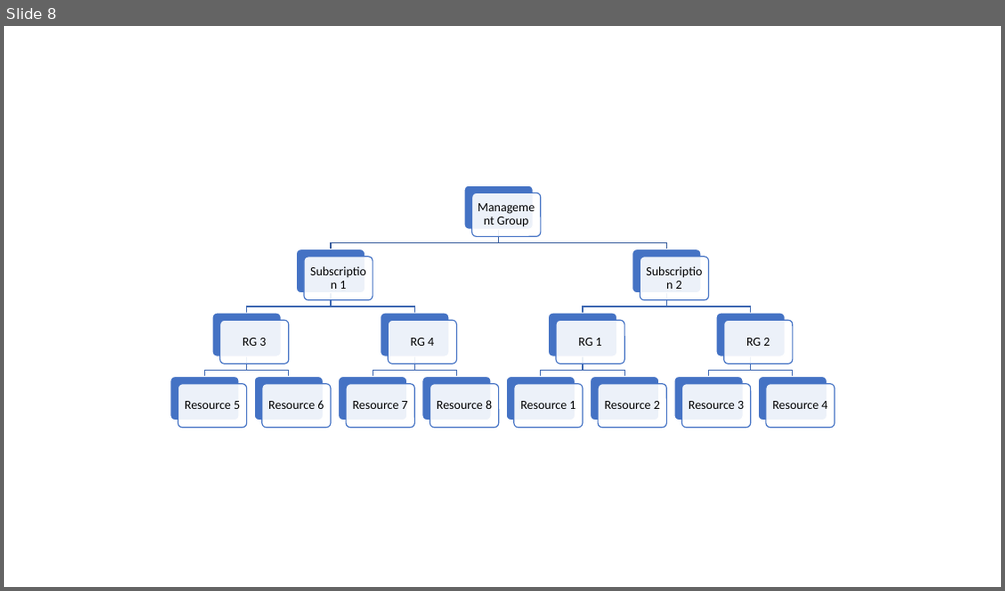
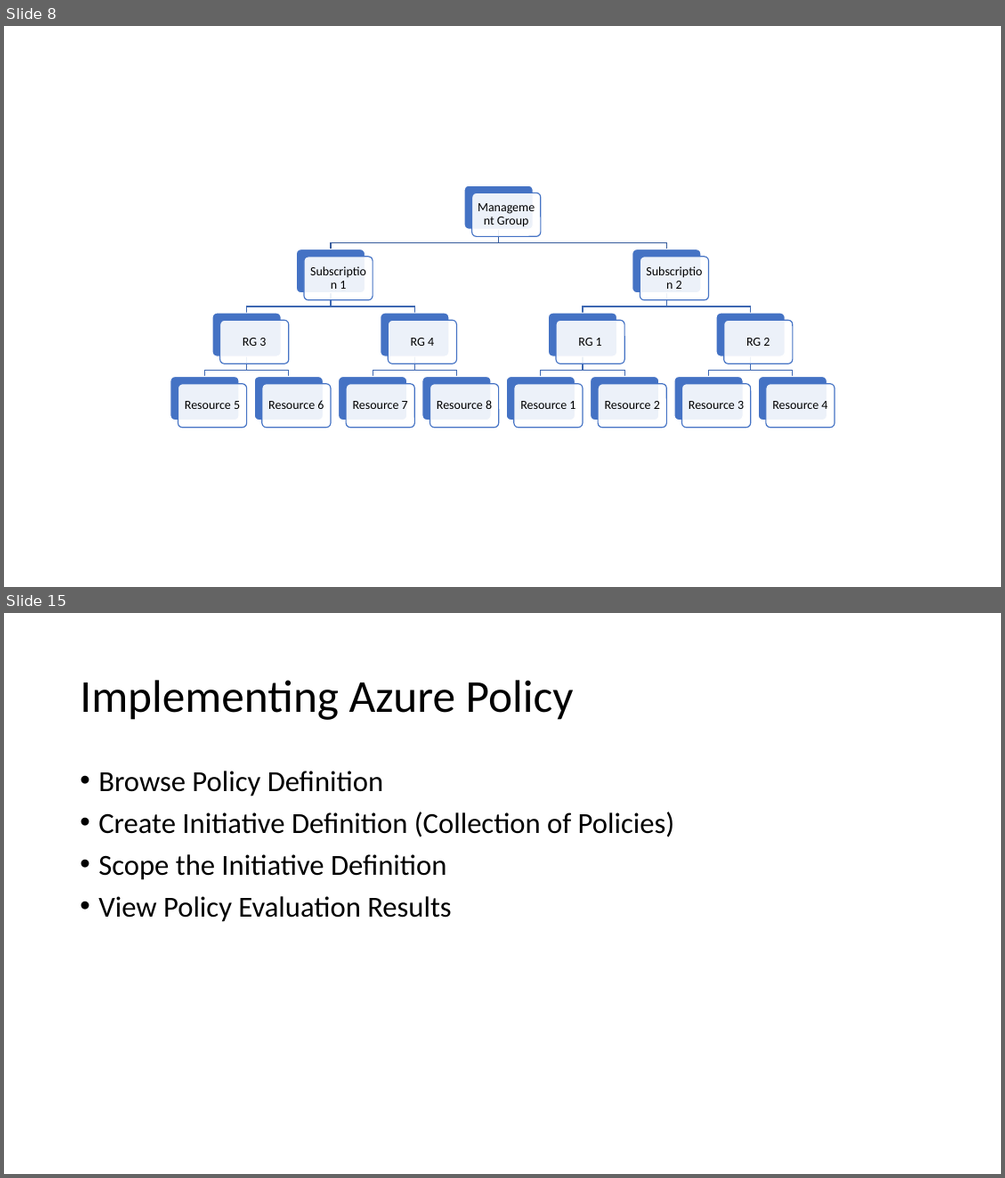
Before and after one commit to ayushrathi15/03June-AZ104, a slide deck: Governance and Compliance.pptx. Shown one above the other, each under a label of ours: slide 8 before the commit, slides 8 and 15 after it; the slides between them are not shown. The pictures are 1005x591 and 1005x1178 pixels, drawn with LibreOffice and Linux fonts; fonts in the diff are those of the drawing. Boxes give left, top, right and bottom in pixels: in the first picture for what was removed or moved away, otherwise in the second. Text is boxed around its words. In the diff, an @@ line names an element or a change of style, - is before the commit and + after.

```diff
--- a/Governance and Compliance.pptx
+++ b/Governance and Compliance.pptx
@@ slide 15 added at [4,613,1001,1174], background #FFFFFF @@
@@ title added at [80,680,574,720], 44 pt, text #000000 @@
+Implementing Azure Policy
@@ text added at [98,771,675,922], 28 pt, text #000000 @@
+• Browse Policy Definition
+• Create Initiative Definition (Collection of Policies)
+• Scope the Initiative Definition
+• View Policy Evaluation Results
```
Also in this commit, not shown: 16 other slides added.
